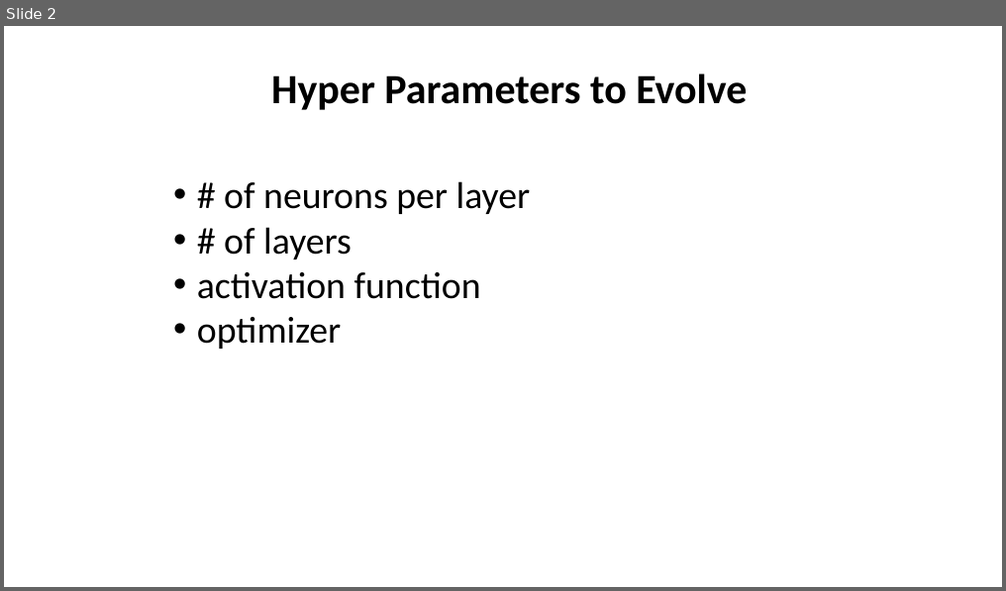
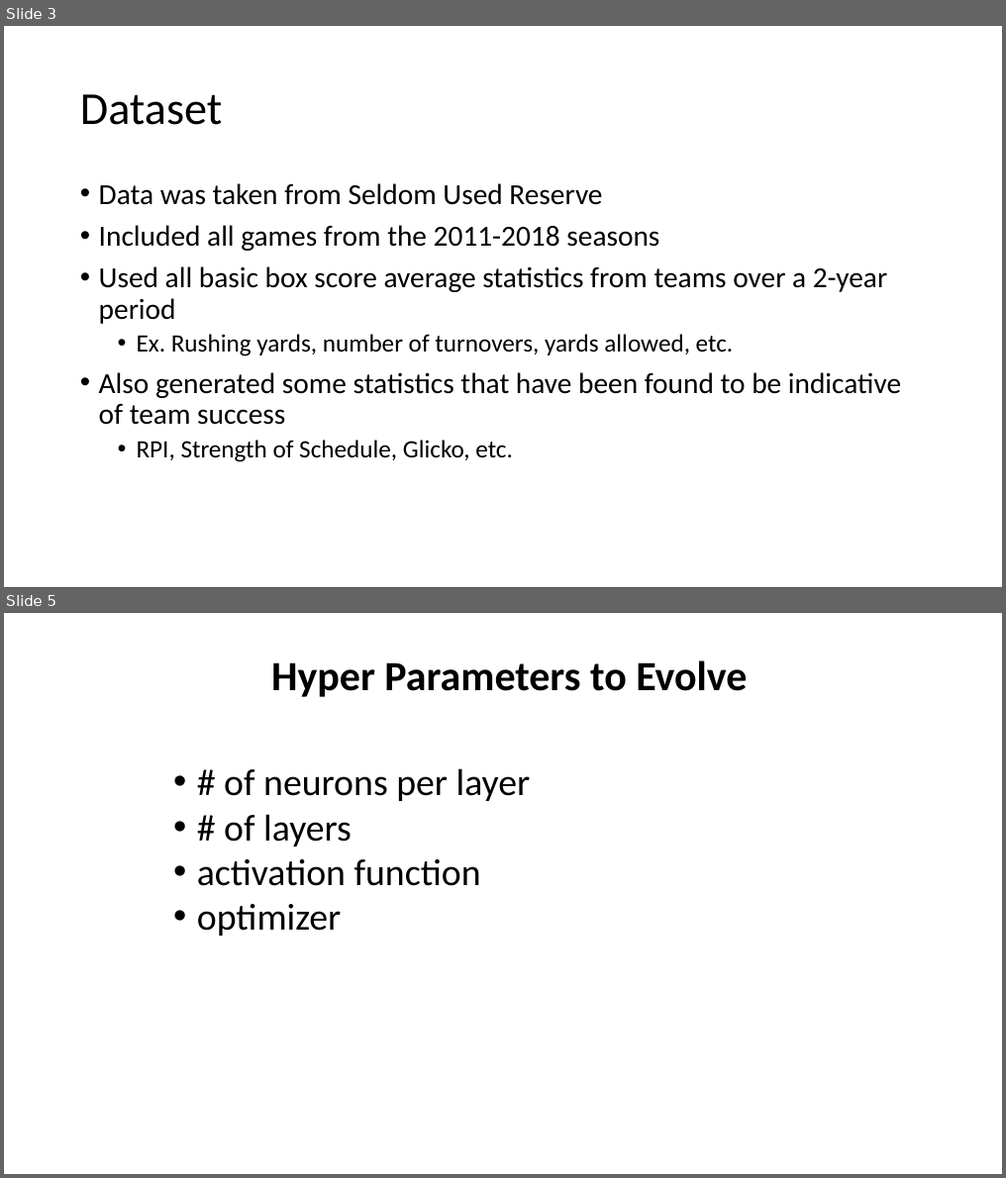
Before and after one commit to cjmasini/football_predictor, a slide deck: Presentation.pptx. Shown one above the other, each under a label of ours: slide 2 before the commit, slides 3 and 5 after it; the slides between them are not shown. The pictures are 1006x591 and 1006x1178 pixels, drawn with LibreOffice and Linux fonts; fonts in the diff are those of the drawing. Boxes give left, top, right and bottom in pixels: in the first picture for what was removed or moved away, otherwise in the second. Text is boxed around its words. In the diff, an @@ line names an element or a change of style, - is before the commit and + after.

```diff
--- a/Presentation.pptx
+++ b/Presentation.pptx
@@ slide 3 added at (4,26,1002,587), background #FFFFFF @@
@@ title added at (80,94,222,125), 44 pt, text #000000 @@
+Dataset
@@ text added at (99,183,901,463), 28 pt, text #000000 @@
+• Data was taken from Seldom Used Reserve
+• Included all games from the 2011-2018 seasons
+• Used all basic box score average statistics from teams over a 2-year period
+  • Ex. Rushing yards, number of turnovers, yards allowed, etc.
+• Also generated some statistics that have been found to be indicative of team success
+  • RPI, Strength of Schedule, Glicko, etc.
@@ what was slide 2 is now slide 5 @@
```
Also in this commit, not shown: 2 slides changed, 3 other slides added, 1 other file.
